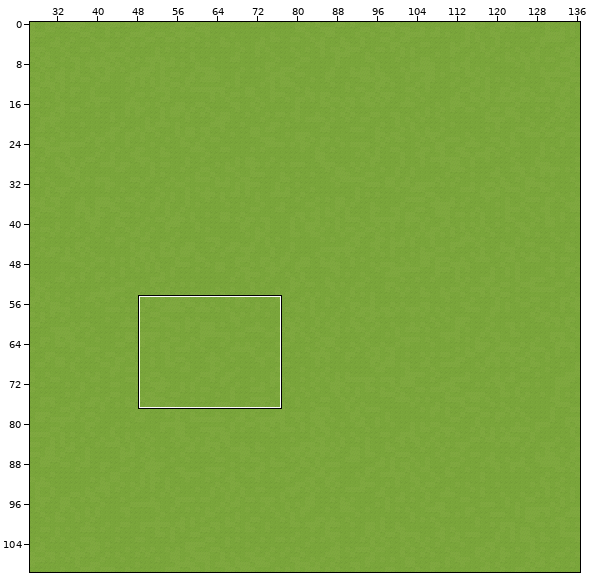
An edit to a level. Tiled map (JSON), games/midnight-ride/assets/tiled/actualMap.json. Above: a wide view before the commit, with the close-up outlined.
Close-up. As it was:
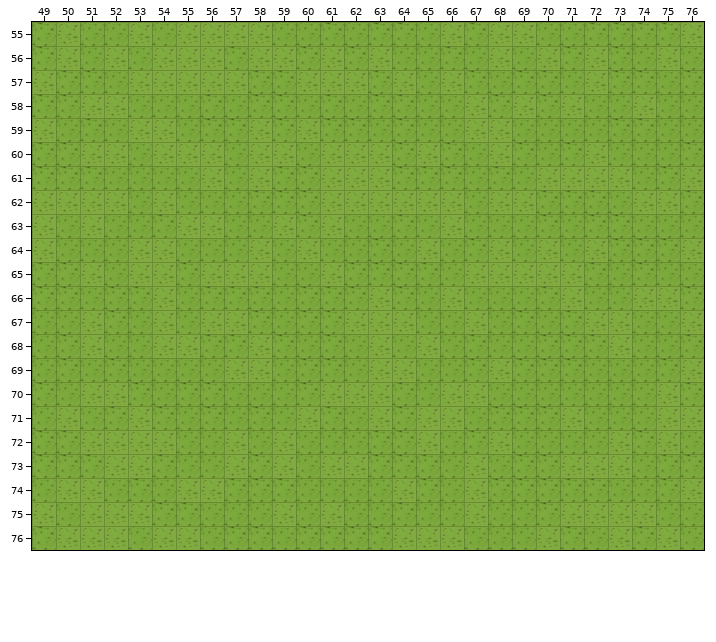
Cells are 126x126 px. Shown: x 49..76, y 55..76. The commit also changed other parts of the map, which this record leaves out. The old version is drawn lined up with the new one.
The result:
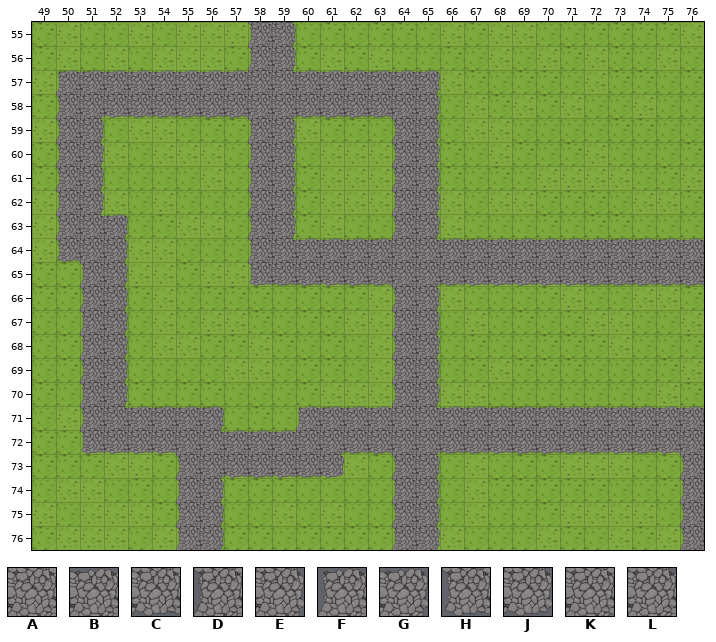
Key: from "road-tiles": A 0, B 3, C 4, D 5, E 6, F 7, G 8, H 9, J 10, K 11, L 12.
_ is an empty cell.
Changes in this commit:
map size 200x200 -> 150x150 cells
Layer "Road":
y 55..56: x 58..59 __ -> DE
y 57: x 50..65 ________________ -> FBBBBBBBALBBBBBG
y 58: x 50..65 ________________ -> DKCCCCCCAKCCCCAE
y 59..62: x 50..51 __ -> DE; x 58..59 __ -> DE; x 64..65 __ -> DE
y 63: x 50..52 ___ -> DLG; x 58..59 __ -> DE; x 64..65 __ -> DE
y 64: x 50..52 ___ -> HAE; x 58..76 ___________________ -> DLBBBBALBBBBBBBBBBB
y 65: x 51..52 __ -> DE; x 58..76 ___________________ -> HCCCCCAKCCCCCCCCCCC
y 66..70: x 51..52 __ -> DE; x 64..65 __ -> DE
y 71: x 51..56 ______ -> DLBBBG; x 60..76 _________________ -> FBBBALBBBBBBBBBBB
y 72: x 51..76 __________________________ -> HCCCALBBBAKCCAKCCCCCCCCCCA
y 73: x 55..61 _______ -> DKCCCCJ; x 64..65 __ -> DE; x 76 _ -> D
y 74..76: x 55..56 __ -> DE; x 64..65 __ -> DE; x 76 _ -> D
